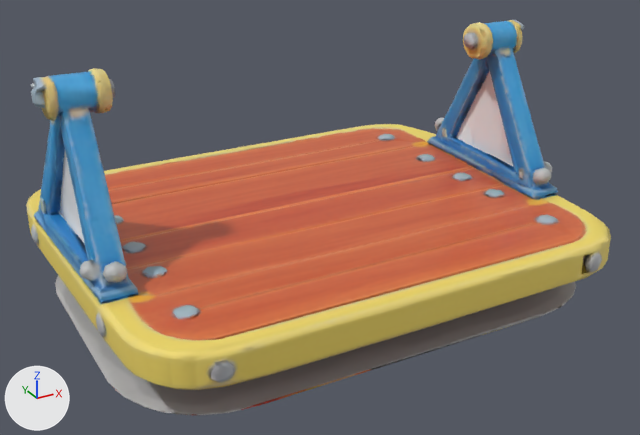
Before and after pictures for a commit that changed the glTF model assets/exported/moving_platform/moving_platform.glb.
Before and after are seen from a camera (50 mm lens) standing at (-0.764, -1.428, 0.599) and looking at (-0.004, -0.046, -0.093). Arrows for +X, +Y and +Z are at lower left; the lights stay in place. The first picture is the older version. Vertices at exactly the same position are counted once.

Names of what the first picture shows: 'qtmesh_gen3d_1_1788705284799'.
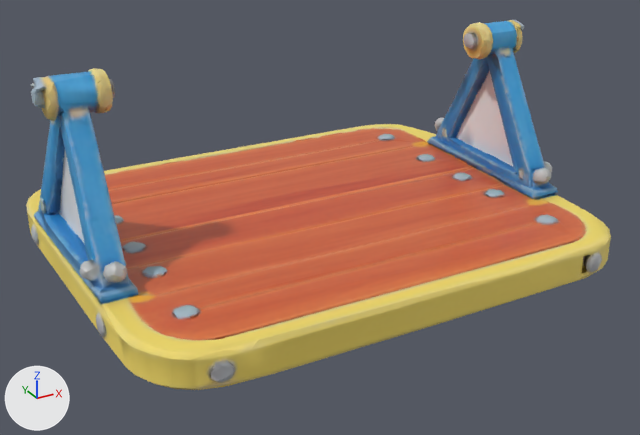
Changed parts and their boxes [x1, y1, x2, y2] in the pictures (640 x 435 px):
```json
{"object": "qtmesh_gen3d_1_1788705284799", "change": "reshaped", "before": [26, 20, 611, 415], "after": [26, 20, 611, 390], "on screen": "6% shorter"}
{"part": 1, "of": "me_mesh_0", "change": "deleted", "before": [55, 275, 576, 415]}
```

The change, as JSON lines over the scene's bpy script:
```json
{"block": "me_mesh_0", "where": "# used by ob_qtmesh_gen3d_1_1788705284799; location = (0.0, 0.0, 0.0)"}
{"op": "remove", "block": "me_mesh_0", "code": "me_mesh_0.from_pydata(...)  # 4916 vertices, 9937 faces; spans x -0.502..0.501, y -0.414..0.412, z -0.236..0.237"}
{"op": "add", "block": "me_mesh_0", "code": "me_mesh_0.from_pydata(...)  # 4782 vertices, 9672 faces; spans x -0.502..0.501, y -0.414..0.412, z -0.197..0.237"}
{"block": "me_mesh_0", "change": "me_mesh_0 part 1: the loose piece of 133 vertices spanning x -0.478..0.483, y -0.364..0.338, z -0.236..-0.232 is deleted"}
{"block": "me_mesh_0", "change": "other edits to the shape of me_mesh_0 do not show in these pictures"}
```
